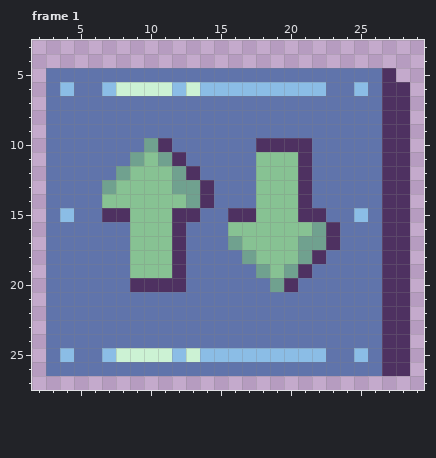
Pixel-art file -- assets/gfx/world/Elevator Buttons.aseprite. The picture above is the old version.
32x32 pixels, 3 frames. Shown: frame 1: x 2..29, y 3..27.
And afterwards:
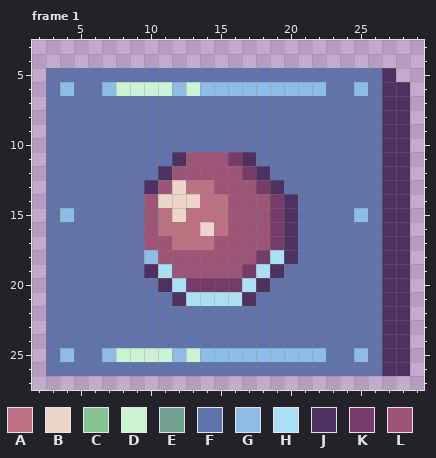
Palette (. is transparent): A #bd7182  B #edd5ca  C #87c293  D #ccf2d4  E #70a18f  F #6074ab  G #8bbde6  H #aae0f3  J #4e3161  K #753c6a  L #9e5476
Log entry: Replace elevator buttons with call button. Put elevator button inside
Change:
layer "Layer 3" added
--- frame 1, layer "Layer 3"
@@ x 2..29 @@
  9 .FFFFFFFFFFFFFFFFFFFFFFFFJJ.
-10 .FFFFFFFEJFFFFFFJJJJFFFFFJJ.
-11 .FFFFFFECEJFFFFFCCCJFFFFFJJ.
-12 .FFFFFECCCEJFFFFCCCJFFFFFJJ.
-13 .FFFFECCCCEEJFFFCCCJFFFFFJJ.
-14 .FFFFCCCCCCEJFFFCCCJFFFFFJJ.
-15 .FGFFJJCCCJJFFJJCCCJJFFGFJJ.
-16 .FFFFFFCCCJFFFCCCCCCEJFFFJJ.
-17 .FFFFFFCCCJFFFECCCCEEJFFFJJ.
-18 .FFFFFFCCCJFFFFECCCEJFFFFJJ.
-19 .FFFFFFCCCJFFFFFECEJFFFFFJJ.
-20 .FFFFFFJJJJFFFFFFEJFFFFFFJJ.
-21 .FFFFFFFFFFFFFFFFFFFFFFFFJJ.
+10 .FFFFFFFFFFFFFFFFFFFFFFFFJJ.
+11 .FFFFFFFFFJLLLKJFFFFFFFFFJJ.
+12 .FFFFFFFFJLLLLLKJFFFFFFFFJJ.
+13 .FFFFFFFJLBAALLLKJFFFFFFFJJ.
+14 .FFFFFFFLBBBAALLLKJFFFFFFJJ.
+15 .FGFFFFFLABAAALLLKJFFFFGFJJ.
+16 .FFFFFFFLAAABALLLKJFFFFFFJJ.
+17 .FFFFFFFLLAAALLLLKJFFFFFFJJ.
+18 .FFFFFFFGLLLLLLLKHJFFFFFFJJ.
+19 .FFFFFFFJHLLLLLKHJFFFFFFFJJ.
+20 .FFFFFFFFJHKKKKHJFFFFFFFFJJ.
+21 .FFFFFFFFFJHHHHJFFFFFFFFFJJ.
 22 .FFFFFFFFFFFFFFFFFFFFFFFFJJ.
Where, in picture pixels (left, top, right, bottom), the same in both pictures:
changed: (102, 138, 340, 306)
